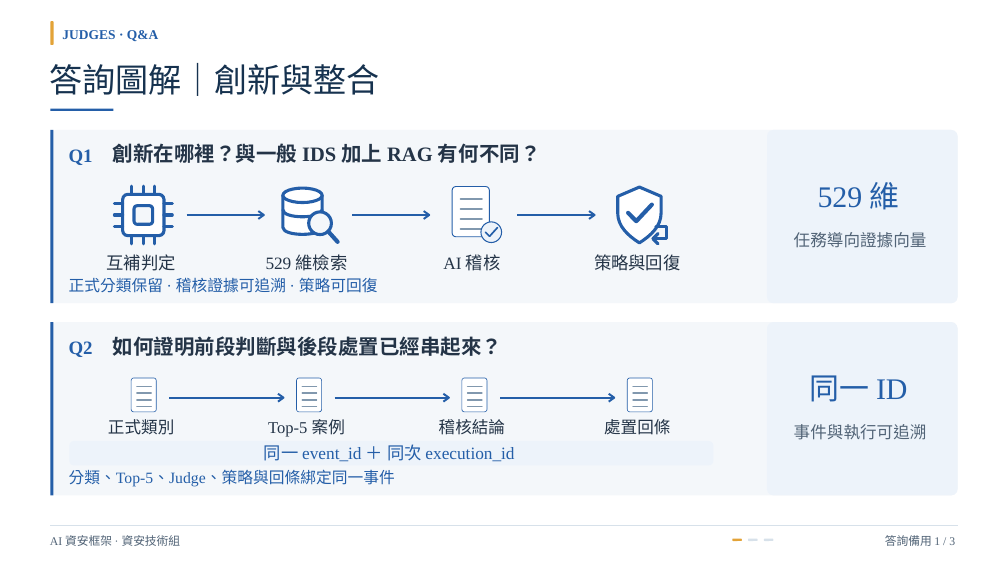
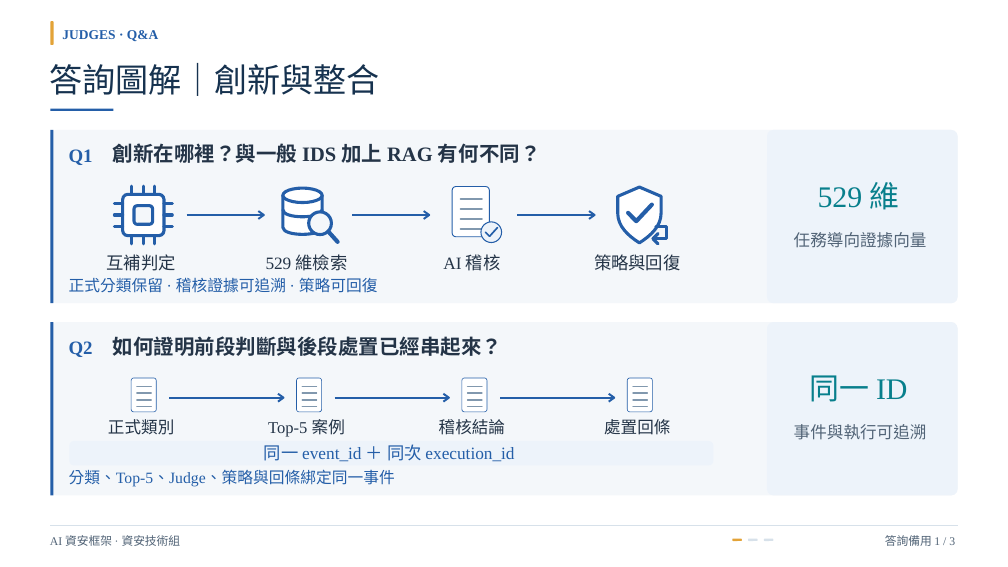
Before and after one commit to Lily09-project/innoserve-competition, a slide deck: slide 10 of deliverables/決賽簡報_AI資安框架.pptx. Drawn at 1008x567 pixels with LibreOffice and Linux fonts; fonts in the diff are those of the drawing. Boxes give left, top, right and bottom in pixels: in the first picture for what was removed or moved away, otherwise in the second. Text is boxed around its words. In the diff, an @@ line names an element or a change of style, - is before the commit and + after.

```diff
--- a/deliverables/決賽簡報_AI資安框架.pptx
+++ b/deliverables/決賽簡報_AI資安框架.pptx
@@ text "529 維" at (x1=818, y1=182, x2=900, y2=210): text colour #245EA8 to #087F8C @@
@@ text "同一 ID" at (x1=810, y1=375, x2=908, y2=402): text colour #245EA8 to #087F8C @@
```
Also in this commit, not shown: 4 other slides changed, 23 other files.
